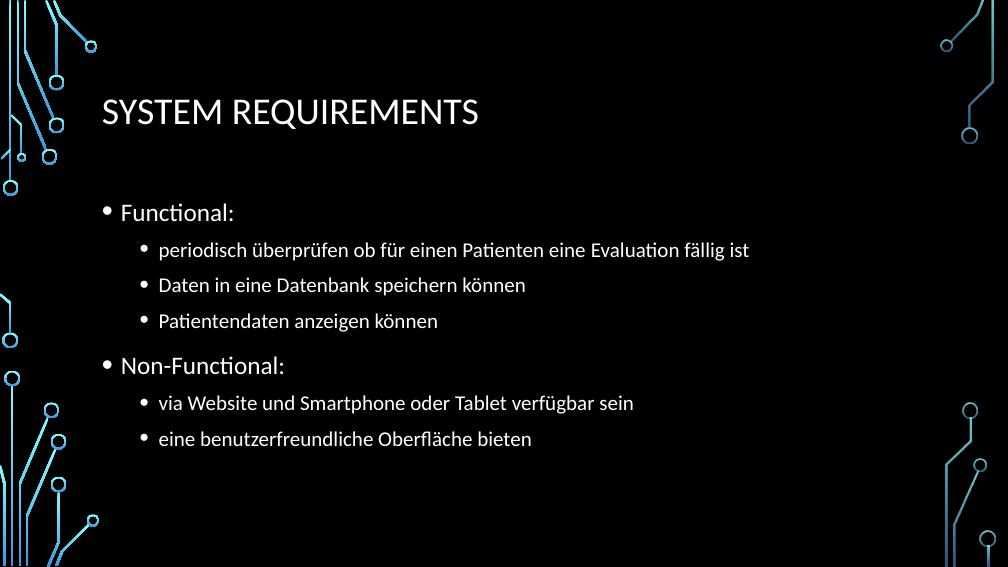
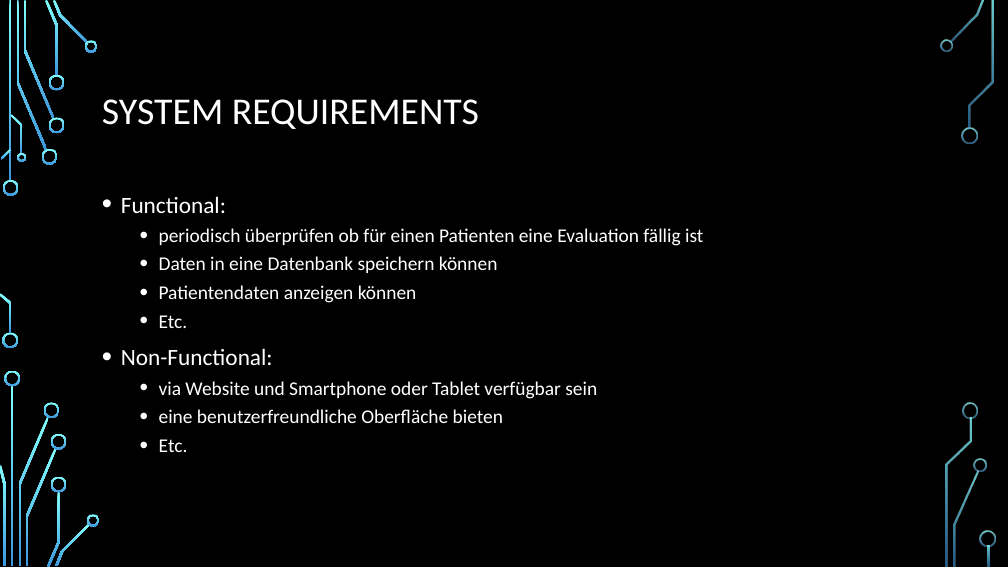
Before and after one commit to ceoy/ch.bfh.bti7081.s2019.black, a slide deck: slide 4 of doc/task02/task02.pptx. Drawn at 1008x567 pixels with LibreOffice and Linux fonts; fonts in the diff are those of the drawing; background and template pictures are left out. Boxes give left, top, right and bottom in pixels: in the first picture for what was removed or moved away, otherwise in the second. Text is boxed around its words. In the diff, an @@ line names an element or a change of style, - is before the commit and + after.

```diff
--- a/doc/task02/task02.pptx
+++ b/doc/task02/task02.pptx
@@ text at [121,196,703,423]: size 24 to 22.2 pt in "Functional:", "Non-Functional:"; size 20 to 18.5 pt in "periodisch überprüfen ob für einen Patienten eine ...", "Daten in eine Datenbank speichern können", "Patientendaten anzeigen können", "via Website und Smartphone oder Tablet verfügbar ..." and 1 more places; line spacing 1.2 to 1 @@
@@ text at [159,315,188,328]: paragraph added @@
+  • Etc.
@@ text at [159,439,188,452]: paragraph added @@
+  • Etc.
```
Also in this commit, not shown: 1 other slide changed.
